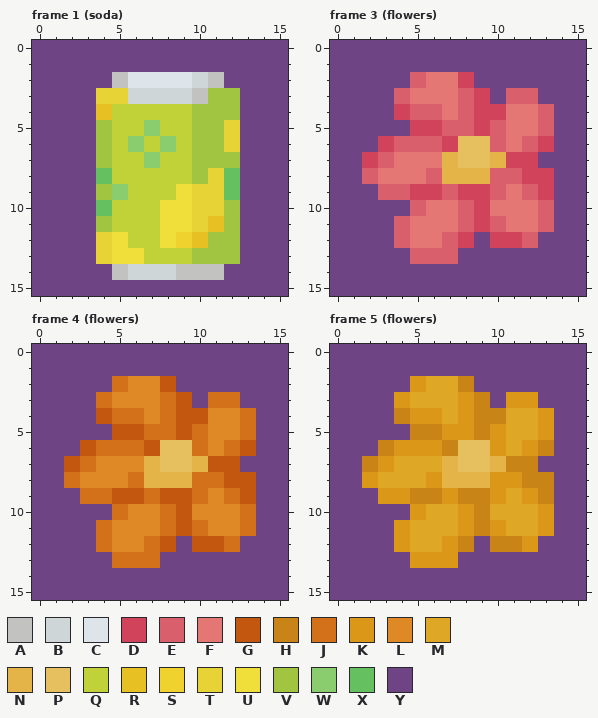
A pixel-art file gets an edit: Assets/Art/Items/side quest.aseprite. Above is the file before it was changed.
16x16 pixels, 15 frames. Shown: frame 1 (soda), frame 3 (flowers), frame 4 (flowers), frame 5 (flowers). The commit also changed other frames, which this record leaves out.
Palette (. is transparent): A #c2c2c0  B #cfd6d8  C #dde5eb  D #d0435a  E #d85f6b  F #e47674  G #c35710  H #c88416  J #d3711b  K #db9718  L #df8926  M #dfa726  N #e5b449  P #e6c05e  Q #c0d237  R #e7c023  S #efd22e  T #e8d336  U #f0de3a  V #a1c441  W #89cd6f  X #65c15f  Y #6f4485
After the commit:
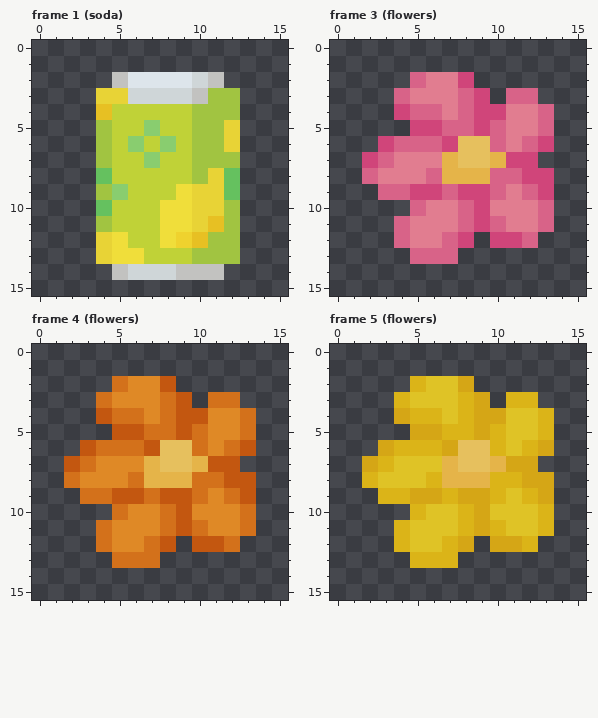
Edits made:
layer "BG" now hidden
colour D: #d0435a -> #d0457a
colour E: #d85f6b -> #d86388
colour F: #e47674 -> #e17d90
colour H: #c88416 -> #d5a616
colour K: #db9718 -> #dbb418
colour M: #dfa726 -> #dfc326
Changed rows in their new state; - is a pixel that keeps its letter.
Frame 1 (soda):
first column x 0:
 0 ................
 1 ................
 2 .....-------....
 3 ....---------...
 4 ....---------...
 5 ....---------...
 6 ....---------...
 7 ....---------...
 8 ....---------...
 9 ....---------...
10 ....---------...
11 ....---------...
12 ....---------...
13 ....---------...
14 .....-------....
15 ................
Frame 3 (flowers):
first column x 0:
 0 ................
 1 ................
 2 .....----.......
 3 ....------.--...
 4 ....----------..
 5 .....---------..
 6 ...-----------..
 7 ..-----------...
 8 ..------------..
 9 ...-----------..
10 .....---------..
11 ....----------..
12 ....-----.---...
13 .....---........
14 ................
15 ................
Frame 4 (flowers): the same change as frame 3 (flowers)
Frame 5 (flowers): the same change as frame 3 (flowers)
Where, in picture pixels (left, top, right, bottom), the same in both pictures:
erased: (32, 40, 288, 296)
changed: (330, 40, 586, 296)
erased: (32, 344, 288, 600)
changed: (330, 344, 586, 600)
